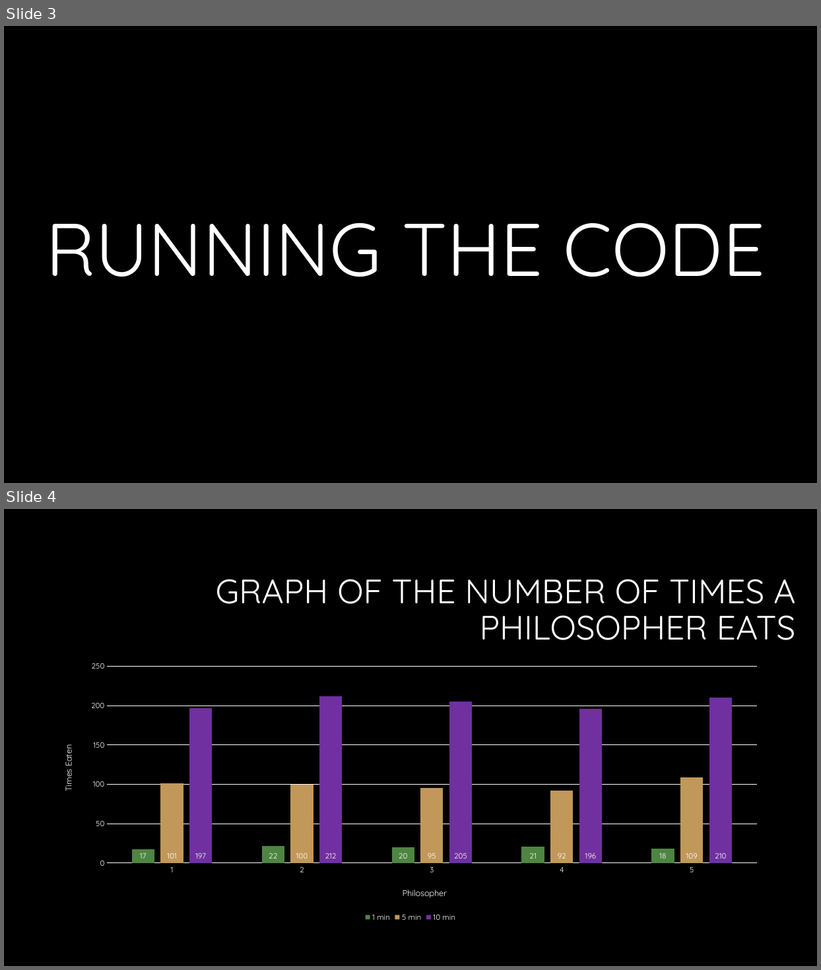
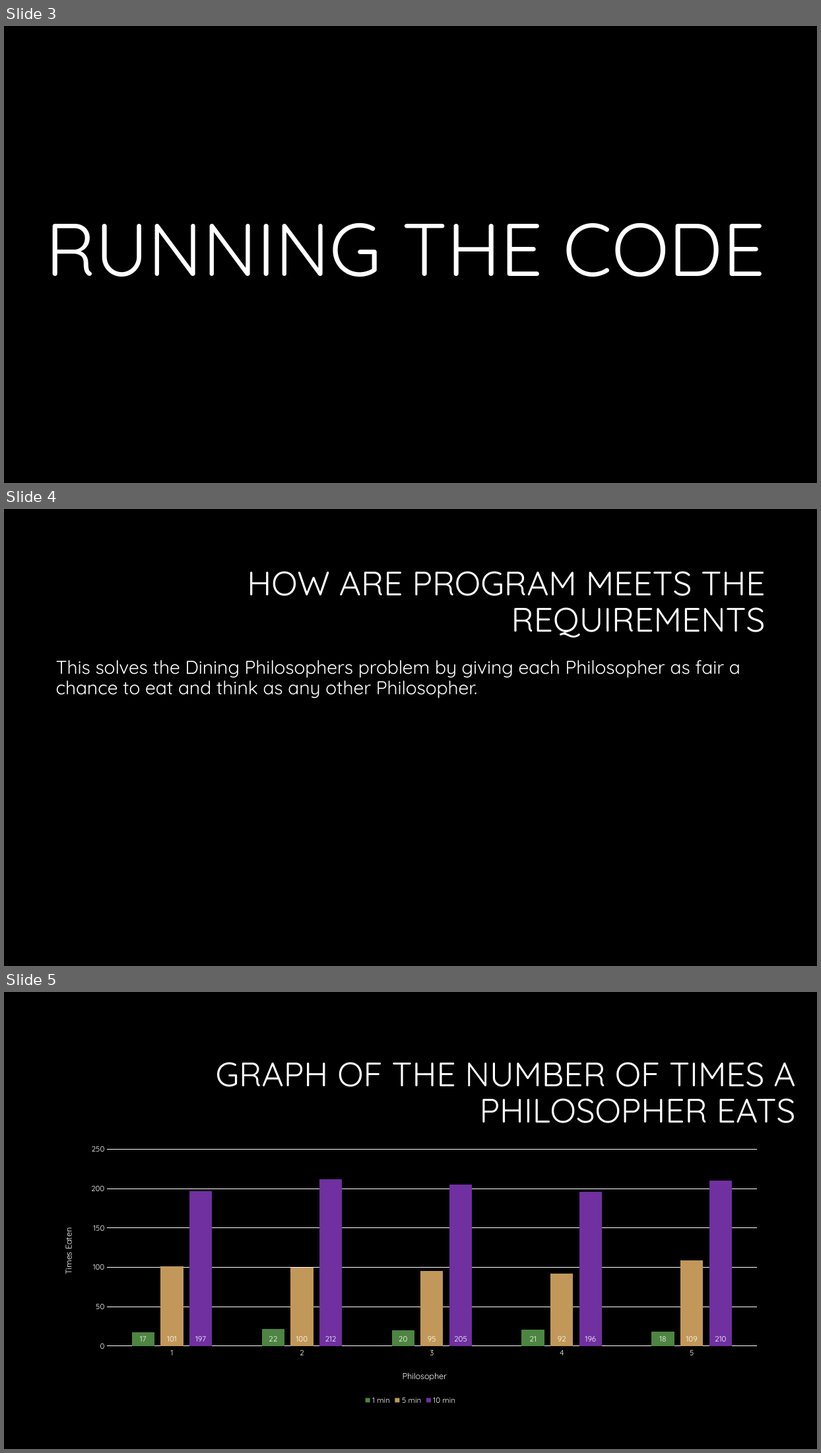
Before and after one commit to MandyRedford/Dining-Philosopher, a slide deck: pp.pptx. Shown one above the other, each under a label of ours: slides 3 and 4 before the commit, slides 3, 4 and 5 after it. The pictures are 821x970 and 821x1453 pixels, drawn with LibreOffice and Linux fonts; fonts in the diff are those of the drawing; background and template pictures are left out. Boxes give left, top, right and bottom in pixels: in the first picture for what was removed or moved away, otherwise in the second. Text is boxed around its words. In the diff, an @@ line names an element or a change of style, - is before the commit and + after.

```diff
--- a/pp.pptx
+++ b/pp.pptx
@@ slide 4 added at (4, 509, 817, 966), background #000000 @@
@@ title added at (247, 571, 766, 638), 40 pt, text #FFFFFF @@
+HOW ARE PROGRAM MEETS THE REQUIREMENTS
@@ text added at (56, 660, 741, 698), 22 pt, text #FFFFFF @@
+This solves the Dining Philosophers problem by giving each Philosopher as fair a chance to eat and think as any other Philosopher.
@@ what was slide 4 is now slide 5 @@
```
Also in this commit, not shown: 1 slide changed, 2 other files.
